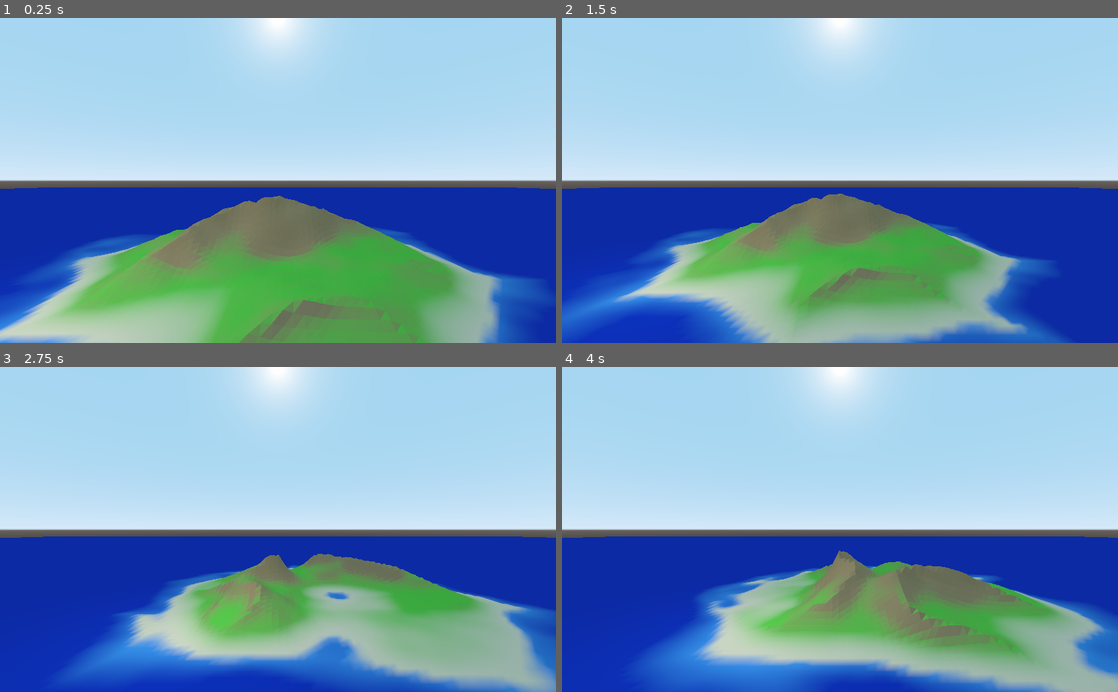
Above: before the commit, frames 1-4 (two rows, left to right).
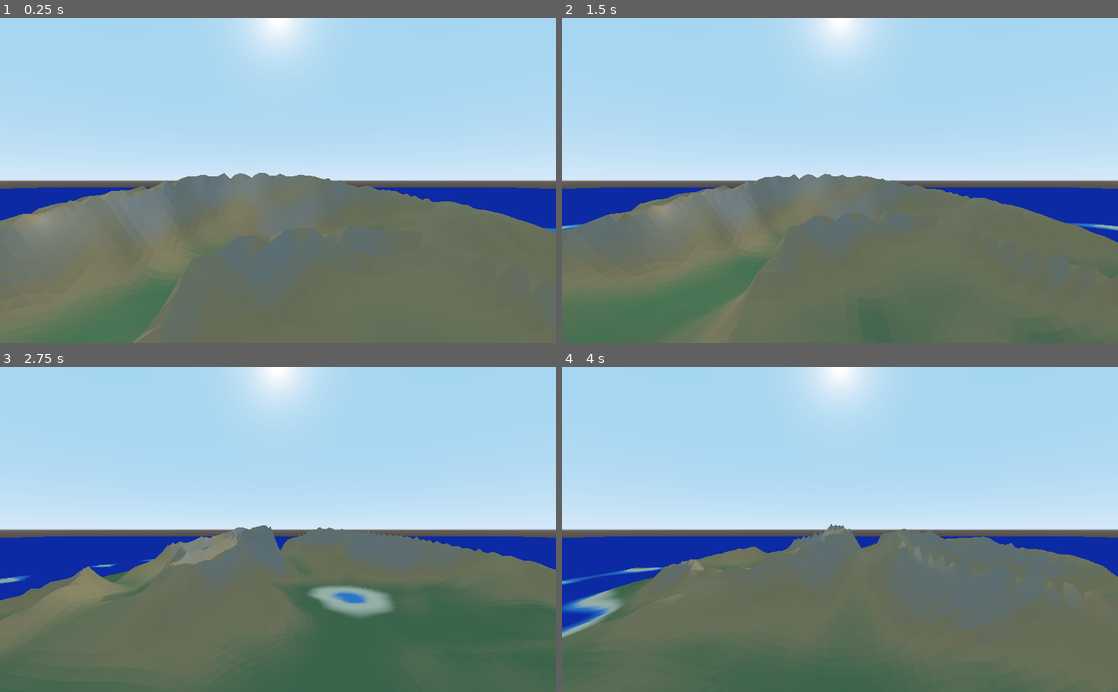
Above: after the commit, the same moments.

Repository: brennanwilkes/Tangaroa2
Game: Godot game, scene res://HeightMapTests.tscn
The game is run twice, just before and just after one commit, with the same random seed, the same clock (stepped at 60 frames per second) and the same inputs.
Inputs (mouse positions are in pixels of both pictures, inside the frame that each line leads up to):
- Up to frame 1 (0.25 s): no input
- Up to frame 2 (1.5 s): tap Enter (anim_off) at 0.5 s; move the mouse to (962, 164) at 0.52 s; hold S (camera_backward) 0.53-1.28 s; click (962, 164) at 0.67 s; tap W (camera_forward) at 0.8, 1.35 s; move the mouse to (728, 196) at 1.27 s; click (728, 196) at 1.42 s
- Up to frame 3 (2.75 s): tap A (camera_left) at 1.55 s; tap Space (anim_on) at 2 s; move the mouse to (333, 458) at 2.02 s; hold A (camera_left) from 2.03 s (still down); click (333, 458) at 2.17 s; tap D (camera_right) at 2.3 s
- Up to frame 4 (4 s): move the mouse to (812, 594) at 2.77 s; release A (camera_left) at 2.78 s; tap D (camera_right) at 2.85 s; click (812, 594) at 2.92 s; tap S (camera_backward) at 3.05 s; move the mouse to (1006, 578) at 3.52 s; hold Enter (anim_off) from 3.53 s (still down); click (1006, 578) at 3.67 s; tap W (camera_forward) at 3.8 s

The runs differ from the first frame. In frame 1, 41% of the frame differs, in the area x 0-100%, y 47-100%; in frame 2, 42%; in frame 3, 42%; in frame 4, 40%.

Commit message:
Added more scalers and began motus

Diff:
--- a/DebugCamera.gd
+++ b/DebugCamera.gd
@@ -11,7 +11,7 @@
 			ang = PI*2;
 		if Input.is_action_pressed("camera_left"):
 			if ang==-1:
-				ang = PI*3/2
+				ang = PI*3/2;
 			else:
 				ang = (ang + PI*3/2)/2;
 		elif Input.is_action_pressed("camera_right"):
@@ -19,7 +19,6 @@
 				ang = PI/2;
 			else:
 				ang = (fmod(ang,PI*2) + PI/2)/2;
-
 
 
 		self.translation.x += speed * sin(self.rotation.y + ang);
--- a/Island3D.gd
+++ b/Island3D.gd
@@ -1,7 +1,6 @@
 extends CSGMesh
 
 
-#export var noise_amplitude = 2.5;
 var noise_amplitude = 2.5;
 export var noise_power = 2.25;
 
@@ -10,7 +9,6 @@
 export var noise_precision : Vector2 = Vector2(1,1);
 export var noise_shift = Vector3(0.0,0.0,0.0);
 
-#export var noise_scale = Vector2(4.0,4.0);
 var noise_scale = Vector2(4.0,4.0);
 
 
@@ -21,14 +19,20 @@
 export var noise_seed = 0;
 
 
-export var ridged_noise_amplitude = 1.5;
+var ridged_noise_amplitude = 1.5;
 export var ridged_noise_power = 6;
-export var ridged_noise_scale = Vector2(2,2);
+var ridged_noise_scale = Vector2(2,2);
 
 onready var noise_mesh = self.get_mesh();
 onready var noiseGenerator = OpenSimplexNoise.new();
 onready var ridgedNoiseGenerator = OpenSimplexNoise.new();
-
+onready var reefNoiseGenerator = OpenSimplexNoise.new();
+
+export var reef_noise_amplitude = 4;
+export var reef_noise_power = 2;
+export var reef_noise_scale = Vector2(1,1);
+
+export var hasMotu = true;
 
 export var liveRefresh = false;
 export var animate = false;
@@ -45,12 +49,32 @@
 onready var MAX_CIRCLE_DISTANCE = min(noise_size.x,noise_size.y) / 2.0;
 
 func circle_distance(coord : Vector2):
-	var dis = distance(coord,Vector2(0.0,0.0));
-	dis /= MAX_CIRCLE_DISTANCE;
-
+	return distance(coord,Vector2(0.0,0.0)) / MAX_CIRCLE_DISTANCE;
+
+func normalIslandScaler(coord : Vector2):
+	var dis = circle_distance(coord);
 	dis = smin(pow(dis,0.15),pow(dis+0.5,4),0.999999)
 	return clamp(1 - dis,0,1);
 
+func motuIslandScaler(coord : Vector2):
+	var adj = coord;
+	var sqr_dis = max(abs(coord.x),abs(coord.y));
+	sqr_dis = sqr_dis / MAX_CIRCLE_DISTANCE;
+	sqr_dis = 1 - sqr_dis;
+	sqr_dis = clamp(sqr_dis,0,1);
+	adj.x += 4 * sqr_dis * get_noise_height(coord);
+	adj.y += 4 * sqr_dis * get_noise_height(coord * 2);
+
+	var dis = circle_distance(adj);
+	var x = 2.2 * pow(dis,2);
+	var y = 20 * pow((dis-0.9),2) + 0.9;
+	return clamp(1-min(x,y),0,1);
+
+func reefScaler(coord : Vector2):
+	var dis = circle_distance(coord) - 0.5;
+	if(dis <= 0):
+		return 0;
+	return clamp(1.25 * pow(dis,0.25),0,1);
 
 func update_noise_settings():
 
@@ -58,6 +82,11 @@
 	noise_scale.y = max(1,floor(400.0/noise_size.y));
 
 	noise_amplitude = 2.0 + min(noise_scale.x,noise_scale.y)/200.0;
+
+	ridged_noise_scale.x = max(1,2-((noise_size.x/100-1)/3));
+	ridged_noise_scale.y = max(1,2-((noise_size.y/100-1)/3));
+
+	ridged_noise_amplitude = min(1.8,1.5 + (min(noise_size.x,noise_size.y)/100-1)/12);
 
 
 	noiseGenerator.seed = noise_seed;
@@ -72,6 +101,12 @@
 	ridgedNoiseGenerator.persistence = noise_persistence;
 	ridgedNoiseGenerator.lacunarity = noise_lacunarity;
 
+	reefNoiseGenerator.seed = noise_seed + 100;
+	reefNoiseGenerator.octaves = noise_octaves;
+	reefNoiseGenerator.period = noise_period;
+	reefNoiseGenerator.persistence = noise_persistence;
+	reefNoiseGenerator.lacunarity = noise_lacunarity;
+
 func get_transformed_noise_3d(coord : Vector2, generator, scale_factor):
 	return generator.get_noise_3d(coord.x*scale_factor.x + noise_shift.x,coord.y*scale_factor.y + noise_shift.y , noise_shift.z);
 
@@ -85,6 +120,16 @@
 	height = pow(height,ridged_noise_power);
 	return height;
 
+func get_reef_noise(coord : Vector2):
+
+	var reefNoise = get_transformed_noise_3d(coord, reefNoiseGenerator, reef_noise_scale);
+
+	reefNoise *= reef_noise_amplitude;
+	reefNoise = pow(reefNoise,reef_noise_power);
+
+	return reefNoise * reefScaler(coord);
+
+
 func get_noise_height(coord : Vector2):
 	var height = get_transformed_noise_3d(coord, noiseGenerator, noise_scale);
 	height = (height+1)/2;
@@ -98,7 +143,12 @@
 	var height =  get_noise_height(coord);
 	var ridges = get_ridged_noise(coord);
 
-	var circle = circle_distance(coord);
+	#var circle = normalIslandScaler(coord);
+	var circle = motuIslandScaler(coord);
+	#return motuIslandScaler(coord) * 20;
+
+	#return motuIslandScaler(coord);
+
 	height *= circle;
 	ridges *= pow(circle,1.25);
 
@@ -107,10 +157,8 @@
 
 
 
-	if(height < 0.25):
-		noiseGenerator.seed += 100;
-		height -= (get_transformed_noise_3d(coord, noiseGenerator, noise_scale)+1)/12;
-		noiseGenerator.seed = noise_seed;
+	#return get_reef_noise(coord) * 10;
+	height -= get_reef_noise(coord);
 
 	if(height < 0.01):
 		height = 0;
--- a/Island3D.tscn
+++ b/Island3D.tscn
@@ -12,3 +12,4 @@
 mesh = SubResource( 1 )
 material = ExtResource( 2 )
 script = ExtResource( 1 )
+noise_size = Vector2( 200, 200 )
--- a/Island3Dmaterial.tres
+++ b/Island3Dmaterial.tres
@@ -4,7 +4,8 @@
 
 [resource]
 shader = ExtResource( 1 )
-shader_param/green = Vector3( 0.1, 0.6, 0.05 )
+shader_param/grey = Vector3( 0.365, 0.333, 0.294 )
+shader_param/grass = Vector3( 0.098, 0.191, 0.075 )
 shader_param/brown = Vector3( 0.39, 0.26, 0.12 )
 shader_param/beach = Vector3( 0.816, 0.671, 0.463 )
 shader_param/deep = Vector3( 0, 0.027, 0.439 )
--- a/Island3d.shader
+++ b/Island3d.shader
@@ -1,6 +1,7 @@
 shader_type spatial;
 
-uniform vec3 green = vec3(0.1,0.6,0.05);
+uniform vec3 grey = vec3(0.365,0.333,0.294);
+uniform vec3 grass = vec3(0.098,0.191,0.075);
 uniform vec3 brown = vec3(0.39,0.26,0.12);
 uniform vec3 beach = vec3(0.816,0.671,0.463);
 uniform vec3 deep = vec3(0.0,0.027,0.439);
@@ -21,13 +22,17 @@
 void vertex() {
 	float y = VERTEX.y;
 
-	VERTEX.y = y * float(y >= 0.25) + float(y < 0.25 && y>=0.005)*0.01;
+	VERTEX.y = y * float(y >= 0.3) + float(y < 0.3)*0.01;
 
 
 
-	vec3 land = blend(NORMAL.y,0.75,1.0,brown,green);
-	land = blend(y,4.0,7.0,land,brown);
-	land = blend(y,0.35,1.25,beach,land);
+	vec3 land = blend(NORMAL.y,0.75,1.0,brown,grass);
+	land = blend(y,4.0,8.0,land,brown);
+	land = blend(NORMAL.y,0.35,0.6,grey,land);
+	land = blend(y,8.0,32.0,land,grey);
+
+	vec3 shore = blend(NORMAL.y,0.8,0.85,brown,beach);
+	land = blend(y,0.45,0.85,shore,land);
 
 	vec3 water = blend(y,0.0,0.2,deep,shallow);
 
Not shown, changed: export_presets.cfg
